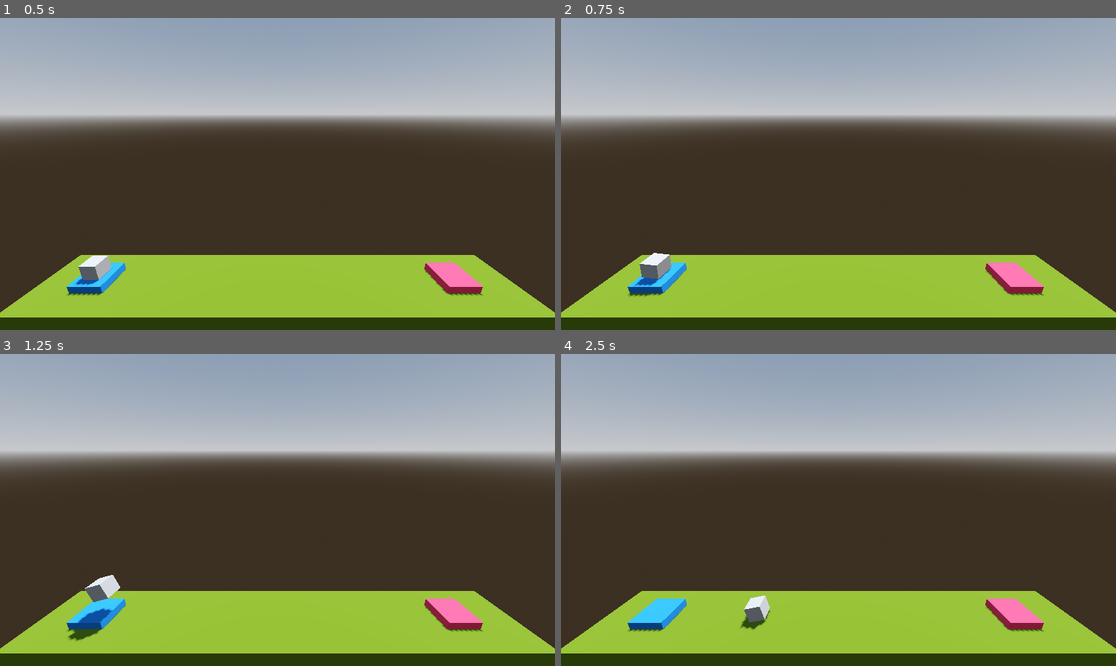
Above: before the commit, frames 1-4 (two rows, left to right).
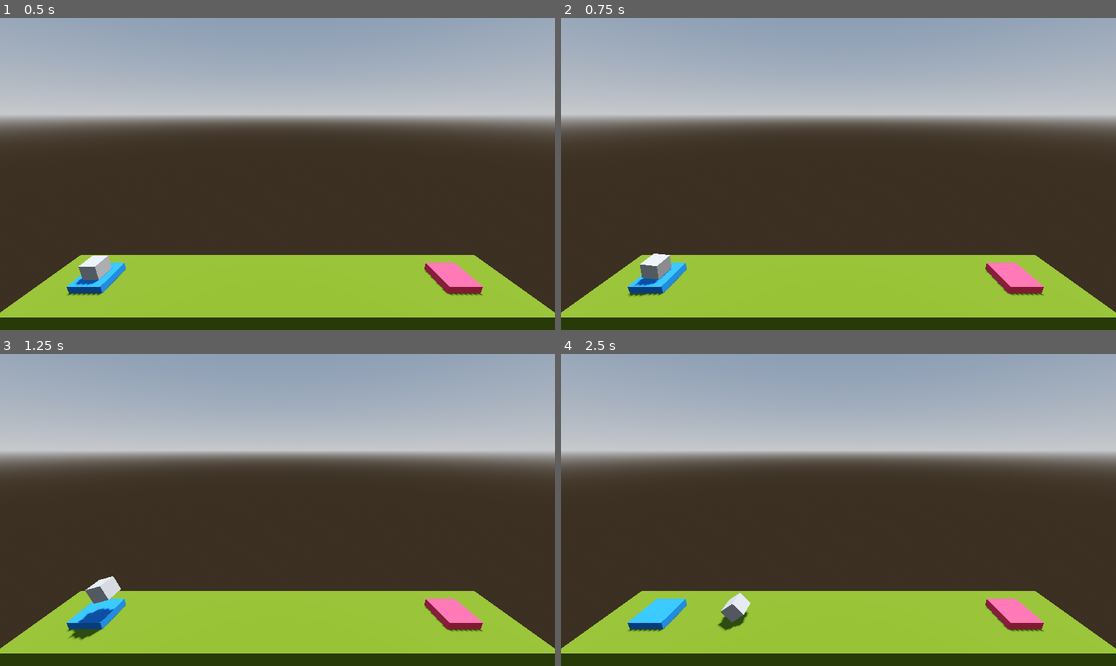
Above: after the commit, the same moments.

Repository: Nordtwig/flatulentius-unleashed
Game: Godot game, scene res://level/level.tscn
Same seed, same stepped clock (60 frames per second), same inputs: the game is played once before the commit and once after it.
Inputs:
- Up to frame 1 (0.5 s): no input
- Up to frame 2 (0.75 s): tap Enter (ui_accept) at 0.5 s; hold Right (ui_right) from 0.53 s (still down); hold Space (boost, bound only after the commit) from 0.53 s (still down)
- Up to frame 3 (1.25 s): keep holding Right (ui_right); keep holding Space (boost, bound only after the commit); tap Enter (ui_accept) at 0.77, 0.8, 1.07 s
- Up to frame 4 (2.5 s): release Right (ui_right) at 1.28 s; release Space (boost, bound only after the commit) at 1.28 s; hold Left (ui_left) 1.28-2.03 s; tap Enter (ui_accept) at 1.35, 1.52, 1.82, 2.3 s; tap Space (boost, bound only after the commit) at 1.55 s; hold Right (ui_right) from 2.03 s (still down); hold Space (boost, bound only after the commit) from 2.03 s (still down)

Frame 1 is identical in both runs. In frame 2, less than 0.1% of the frame differs, in the area x 14-20%, y 75-90%; in frame 3, 0.1%; in frame 4, 0.8%, in the area x 28-38%, y 76-89%.

Commit message:
Add input map

Diff:
--- a/player/player.gd
+++ b/player/player.gd
@@ -4,11 +4,11 @@
 @export var agility : float = 100.0
 
 func _process(delta: float) -> void:
-	if Input.is_action_pressed("ui_accept"):
+	if Input.is_action_pressed("boost"):
 			apply_central_force(basis.y * delta * thrust)
 
-	if Input.is_action_pressed("ui_left"):
+	if Input.is_action_pressed("rotate_left"):
 		apply_torque(Vector3(0.0, 0.0, agility * delta))
 
-	if Input.is_action_pressed("ui_right"):
+	if Input.is_action_pressed("rotate_right"):
 		apply_torque(Vector3(0.0, 0.0, -agility * delta))
--- a/project.godot
+++ b/project.godot
@@ -18,3 +18,34 @@
 [dotnet]
 
 project/assembly_name="Flatulentius-unleashed"
+
+[input]
+
+boost={
+"deadzone": 0.5,
+"events": [Object(InputEventKey,"resource_local_to_scene":false,"resource_name":"","device":-1,"window_id":0,"alt_pressed":false,"shift_pressed":false,"ctrl_pressed":false,"meta_pressed":false,"pressed":false,"keycode":0,"physical_keycode":32,"key_label":0,"unicode":32,"echo":false,"script":null)
+, Object(InputEventKey,"resource_local_to_scene":false,"resource_name":"","device":-1,"window_id":0,"alt_pressed":false,"shift_pressed":false,"ctrl_pressed":false,"meta_pressed":false,"pressed":false,"keycode":0,"physical_keycode":87,"key_label":0,"unicode":119,"echo":false,"script":null)
+]
+}
+rotate_left={
+"deadzone": 0.5,
+"events": [Object(InputEventKey,"resource_local_to_scene":false,"resource_name":"","device":-1,"window_id":0,"alt_pressed":false,"shift_pressed":false,"ctrl_pressed":false,"meta_pressed":false,"pressed":false,"keycode":0,"physical_keycode":65,"key_label":0,"unicode":97,"echo":false,"script":null)
+, Object(InputEventKey,"resource_local_to_scene":false,"resource_name":"","device":-1,"window_id":0,"alt_pressed":false,"shift_pressed":false,"ctrl_pressed":false,"meta_pressed":false,"pressed":false,"keycode":0,"physical_keycode":4194319,"key_label":0,"unicode":0,"echo":false,"script":null)
+]
+}
+rotate_right={
+"deadzone": 0.5,
+"events": [Object(InputEventKey,"resource_local_to_scene":false,"resource_name":"","device":-1,"window_id":0,"alt_pressed":false,"shift_pressed":false,"ctrl_pressed":false,"meta_pressed":false,"pressed":false,"keycode":0,"physical_keycode":68,"key_label":0,"unicode":100,"echo":false,"script":null)
+, Object(InputEventKey,"resource_local_to_scene":false,"resource_name":"","device":-1,"window_id":0,"alt_pressed":false,"shift_pressed":false,"ctrl_pressed":false,"meta_pressed":false,"pressed":false,"keycode":0,"physical_keycode":4194321,"key_label":0,"unicode":0,"echo":false,"script":null)
+]
+}
+exit={
+"deadzone": 0.5,
+"events": [Object(InputEventKey,"resource_local_to_scene":false,"resource_name":"","device":-1,"window_id":0,"alt_pressed":false,"shift_pressed":false,"ctrl_pressed":false,"meta_pressed":false,"pressed":false,"keycode":0,"physical_keycode":4194305,"key_label":0,"unicode":0,"echo":false,"script":null)
+]
+}
+restart={
+"deadzone": 0.5,
+"events": [Object(InputEventKey,"resource_local_to_scene":false,"resource_name":"","device":-1,"window_id":0,"alt_pressed":false,"shift_pressed":false,"ctrl_pressed":false,"meta_pressed":false,"pressed":false,"keycode":0,"physical_keycode":82,"key_label":0,"unicode":114,"echo":false,"script":null)
+]
+}
